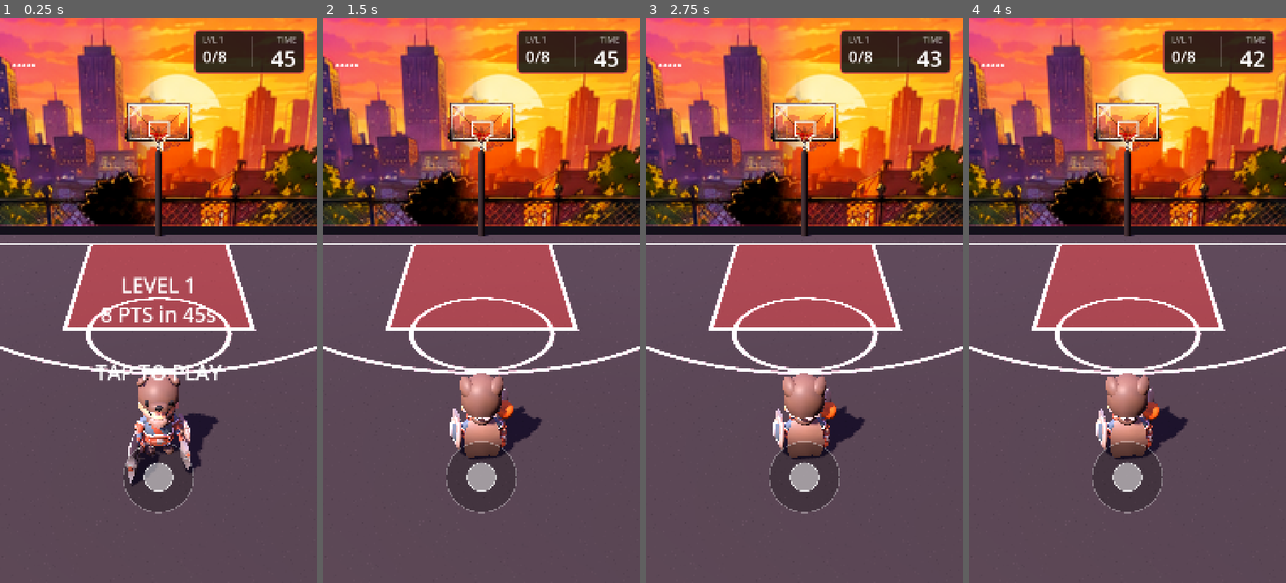
Above: before the commit, frames 1-4 (left to right).
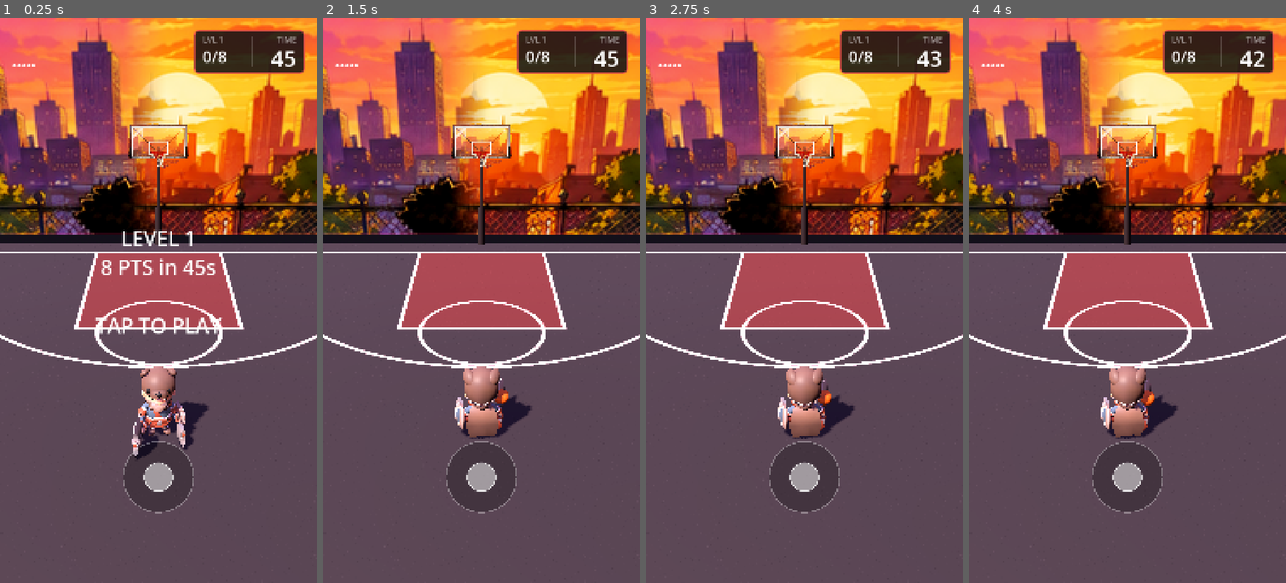
Above: after the commit, the same moments.

Repository: Wordups/hoop_rush
Game: Godot game, scene res://scenes/court_3d.tscn
The game is run twice, just before and just after one commit, with the same random seed, the same clock (stepped at 60 frames per second) and the same inputs.
Inputs (mouse positions are in pixels of both pictures, inside the frame that each line leads up to):
- Up to frame 1 (0.25 s): no input
- Up to frame 2 (1.5 s): tap Enter at 0.5 s; move the mouse to (551, 272) at 0.52 s; click (551, 272) at 0.67 s; drag from (418, 328) to (465, 413) at 1.27 s
- Up to frame 3 (2.75 s): move the mouse to (836, 176) at 2.02 s; click (836, 176) at 2.17 s
- Up to frame 4 (4 s): drag from (1111, 413) to (1032, 215) at 2.77 s; move the mouse to (1222, 385) at 3.52 s; click (1222, 385) at 3.67 s

The runs differ from the first frame. In frame 1, 27% of the frame differs, in the area x 0-100%, y 0-83%; in frame 2, 26%; in frame 3, 26%; in frame 4, 26%.

Commit message:
Camera: zoom out a touch; widen backdrop to cover, raise center label
Co-Authored-By: Claude Fable 5 <noreply@anthropic.com>
Claude-Session: https://claude.ai/code/session_01Tef49mkN8pRFapifdYzNL7

Diff:
--- a/scripts/game/court_3d.gd
+++ b/scripts/game/court_3d.gd
@@ -161,7 +161,7 @@
 ## distant dusk-city wall (hoop-free skyline stitched from the hero art)
 func _build_backdrop() -> void:
 	var tex := load("res://assets/backdrop_city.png") as Texture2D
-	var H := 7.2
+	var H := 8.4
 	var aspect := float(tex.get_width()) / float(tex.get_height())
 	var quad := QuadMesh.new()
 	quad.size = Vector2(H * aspect, H)
@@ -247,9 +247,9 @@
 
 func _build_camera() -> void:
 	var cam := Camera3D.new()
-	cam.position = Vector3(0, 6.2, 9.4)
+	cam.position = Vector3(0, 6.9, 10.6)
 	cam.rotation_degrees = Vector3(-27, 0, 0)
-	cam.fov = 55.0
+	cam.fov = 56.0
 	add_child(cam)
 	cam.make_current()
 
@@ -285,7 +285,7 @@
 	lbl_misses = _mk_label(hud, "", 44, Vector2(40, 130), 600, HORIZONTAL_ALIGNMENT_LEFT)
 	lbl_grade = _mk_label(hud, "", 72, Vector2(0, 380), 1080, HORIZONTAL_ALIGNMENT_CENTER)
 	lbl_grade.modulate.a = 0.0
-	lbl_center = _mk_label(hud, "", 70, Vector2(0, 860), 1080, HORIZONTAL_ALIGNMENT_CENTER)
+	lbl_center = _mk_label(hud, "", 70, Vector2(0, 700), 1080, HORIZONTAL_ALIGNMENT_CENTER)
 
 	stick = DribbleStick.new()
 	stick.size = Vector2(STICK_RADIUS * 2.0, STICK_RADIUS * 2.0)
Not shown, changed: docs/index.html
Not shown, changed: docs/index.pck
